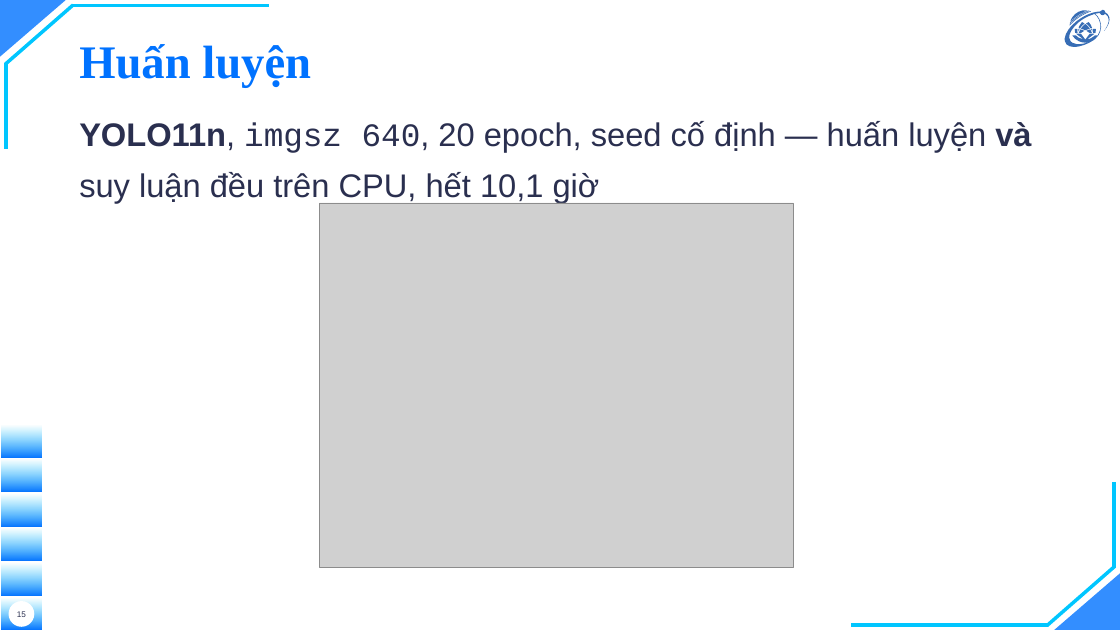
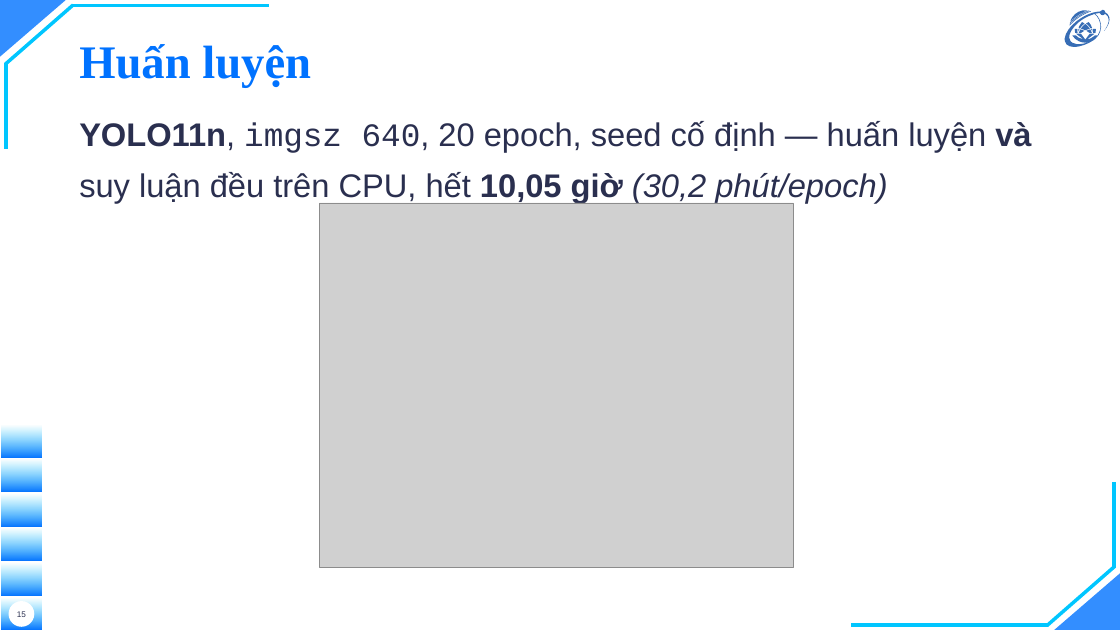
Before and after one commit to hieunguyen2604/alpr-do-an-mon-hoc, a slide deck: slide 15 of docs/slides/slides.pptx. Drawn at 1120x630 pixels with LibreOffice and Linux fonts; fonts in the diff are those of the drawing; grey boxes stand for pictures; background and template pictures are left out. Boxes give left, top, right and bottom in pixels: in the first picture for what was removed or moved away, otherwise in the second. Text is boxed around its words. In the diff, an @@ line names an element or a change of style, - is before the commit and + after.

```diff
--- a/docs/slides/slides.pptx
+++ b/docs/slides/slides.pptx
@@ text at bbox=[79, 121, 1031, 203]: text changed @@
-YOLO11n, imgsz 640, 20 epoch, seed cố định — huấn luyện và suy luận đều trên CPU, hết 10,1 giờ
+YOLO11n, imgsz 640, 20 epoch, seed cố định — huấn luyện và suy luận đều trên CPU, hết 10,05 giờ (30,2 phút/epoch)
```
Also in this commit, not shown: 3 other slides changed, 10 other files.
